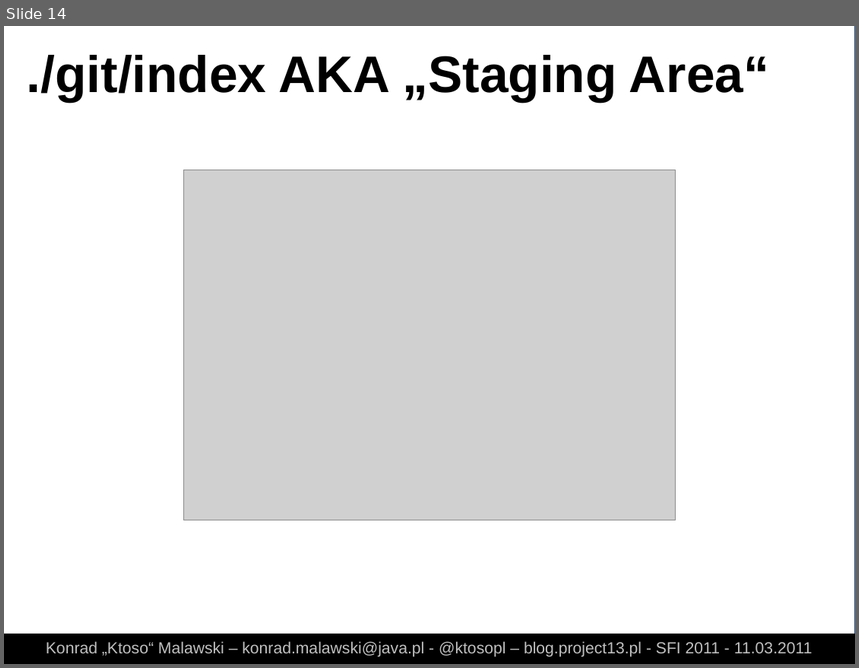
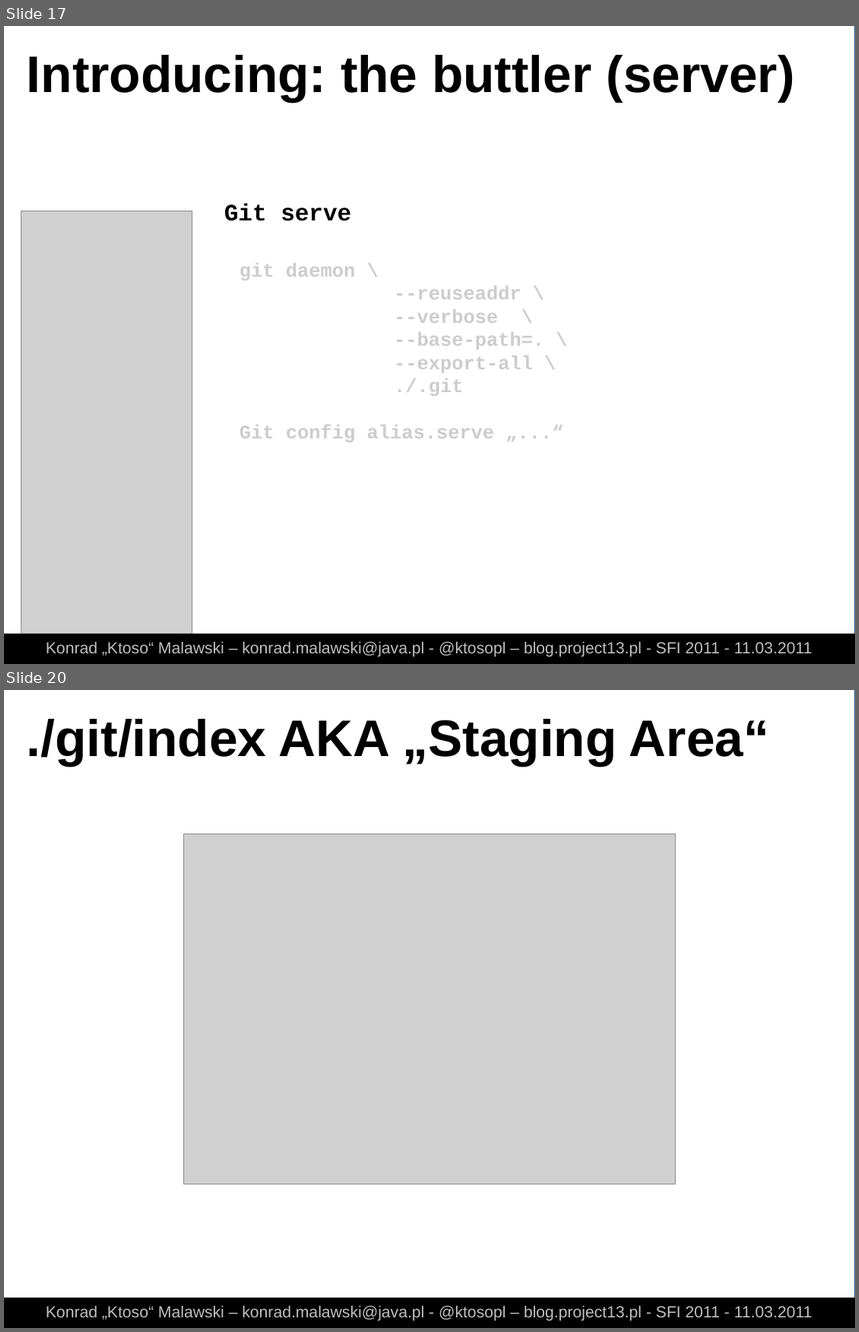
Before and after one commit to ktoso/git-presentation, a slide deck: slides.odp. Shown one above the other, each under a label of ours: slide 14 before the commit, slides 17 and 20 after it; the slides between them are not shown. The pictures are 859x668 and 859x1332 pixels, drawn with LibreOffice and Linux fonts; fonts in the diff are those of the drawing; grey boxes stand for pictures. Boxes give left, top, right and bottom in pixels: in the first picture for what was removed or moved away, otherwise in the second. Text is boxed around its words. In the diff, an @@ line names an element or a change of style, - is before the commit and + after.

```diff
--- a/slides.odp
+++ b/slides.odp
@@ slide 17 added at <box>4,26,855,664</box>, background #FFFFFF; not listed: 1 template element that a slide beside it also shows @@
@@ text added at <box>27,55,795,102</box>, 48 pt, text #000000, bold @@
+Introducing: the buttler (server)
@@ text added at <box>224,203,351,221</box>, 22 pt, text #000000, bold @@
+Git serve
@@ picture added at <box>21,211,192,640</box> @@
@@ text added at <box>240,263,544,442</box>, 18 pt, text #CCCCCC, bold @@
+git daemon \
+--reuseaddr \
+--verbose \
+--base-path=. \
+--export-all \
+./.git
+Git config alias.serve „...“
@@ rectangle added at <box>4,634,855,664</box>, fill #000000 @@
@@ text added at <box>46,642,813,658</box>, 15 pt, text #C0C0C0 @@
+Konrad „Ktoso“ Malawski – konrad.malawski@java.pl - @ktosopl – blog.project13.pl - SFI 2011 - 11.03.2011
@@ what was slide 14 is now slide 20 @@
```
Also in this commit, not shown: 3 slides changed, 11 other slides added, 16 other files.
